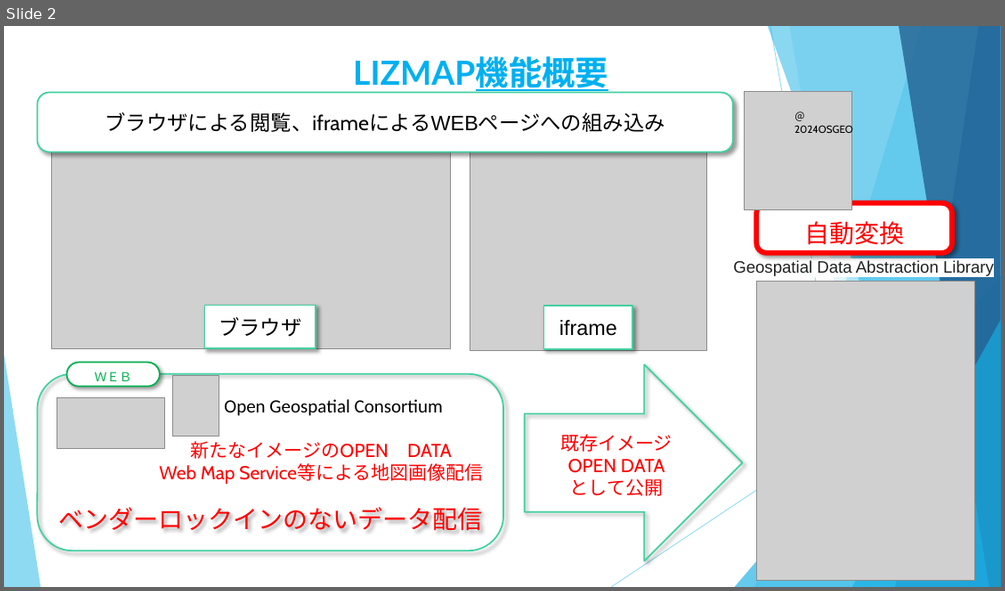
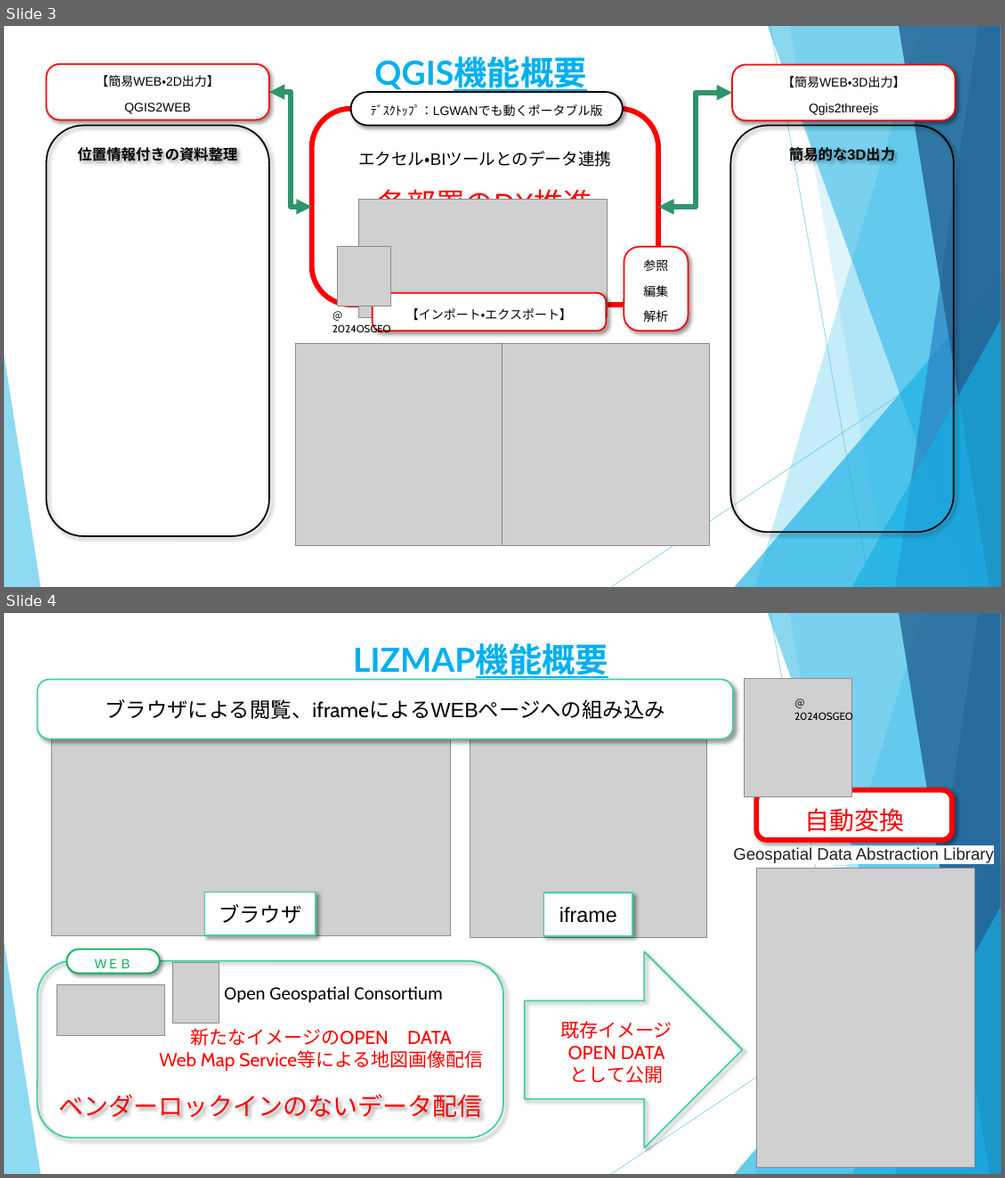
Before and after one commit to yamamoto-ryuzo/portal, a slide deck: パワーポイント/QGISのソリューション.pptx. Shown one above the other, each under a label of ours: slide 2 before the commit, slides 3 and 4 after it. The pictures are 1005x591 and 1005x1178 pixels, drawn with LibreOffice and Linux fonts; fonts in the diff are those of the drawing; grey boxes stand for pictures. Boxes give left, top, right and bottom in pixels: in the first picture for what was removed or moved away, otherwise in the second. Text is boxed around its words. In the diff, an @@ line names an element or a change of style, - is before the commit and + after.

```diff
--- a/パワーポイント/QGISのソリューション.pptx
+++ b/パワーポイント/QGISのソリューション.pptx
@@ slide 3 added at (x1=4, y1=26, x2=1001, y2=587), background #FFFFFF; not listed: 10 template elements that a slide beside it also shows @@
@@ rounded rectangle added at (x1=47, y1=64, x2=269, y2=120), fill #FFFFFF, outline #FF0000 1.5 pt, 12 pt, text #000000 @@
+【簡易WEB・2D出力】
+QGIS2WEB
@@ text added at (x1=374, y1=56, x2=586, y2=92), 32 pt, text #00B0F0, bold, underline @@
+QGIS機能概要
@@ rounded rectangle added at (x1=732, y1=65, x2=955, y2=121), fill #FFFFFF, outline #FF0000 1.5 pt, 12 pt, text #000000 @@
+【簡易WEB・3D出力】
+Qgis2threejs
@@ elbow double arrow added from (312, 207) to (269, 92), #2E946B 5 pt @@
@@ elbow double arrow added from (658, 207) to (732, 93), #2E946B 5 pt @@
@@ rounded rectangle added at (x1=47, y1=126, x2=269, y2=536), outline #000000 1.5 pt, 14 pt, text #000000, bold @@
+位置情報付きの資料整理
@@ rounded rectangle added at (x1=731, y1=126, x2=954, y2=532), outline #000000 1.5 pt, 14 pt, text #000000, bold @@
+簡易的な3D出力
@@ group added at (x1=312, y1=92, x2=688, y2=330): 3 rounded rectangles, 1 picture @@
+エクセル・BIツールとのデータ連携
+各部署のDX推進
+参照
+編集
+解析
+ﾃﾞｽｸﾄｯﾌﾟ：LGWANでも動くポータブル版
@@ picture added at (x1=338, y1=247, x2=391, y2=306) @@
@@ rounded rectangle added at (x1=372, y1=293, x2=607, y2=331), fill #FFFFFF, outline #FF0000 1.5 pt, 12 pt, text #000000 @@
+【インポート・エクスポート】
@@ picture added at (x1=295, y1=343, x2=502, y2=546) @@
@@ text added at (x1=332, y1=324, x2=391, y2=335), 10 pt, text #000000 @@
+＠2024OSGEO
@@ picture added at (x1=502, y1=343, x2=710, y2=546) @@
@@ what was slide 2 is now slide 4 @@
```
Also in this commit, not shown: 1 slide changed, 1 other slide added, 1 other file.
